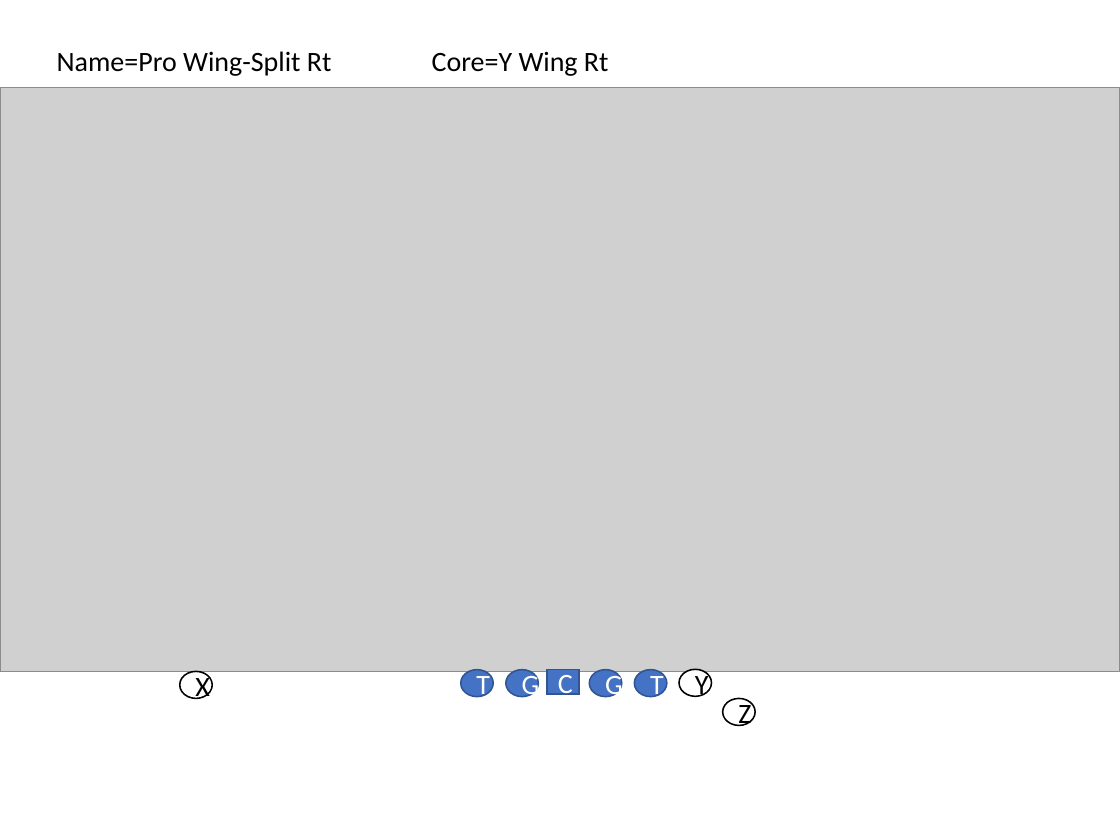
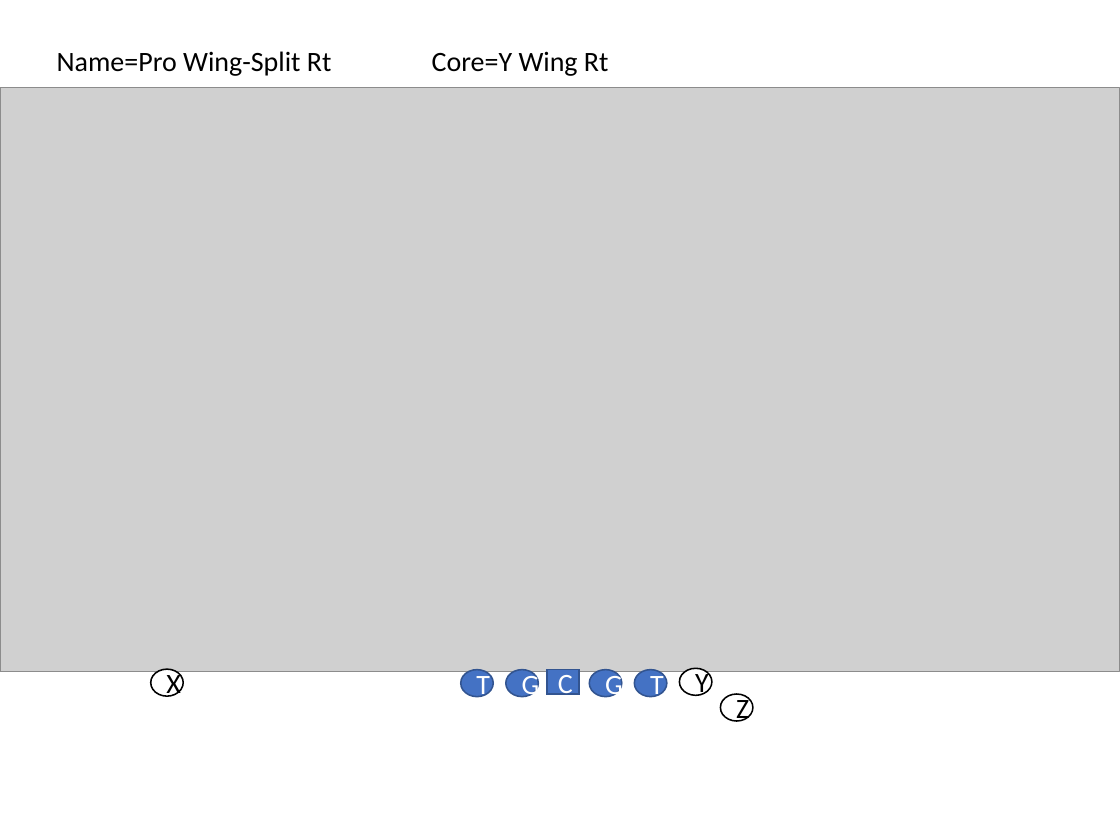
Before and after one commit to Aceplace/VBAScoutCard, a slide deck: slide 9 of formation_templates.pptx (slide 3 before the commit). Drawn at 1120x840 pixels with LibreOffice and Linux fonts; fonts in the diff are those of the drawing; grey boxes stand for pictures. Boxes give left, top, right and bottom in pixels: in the first picture for what was removed or moved away, otherwise in the second. Text is boxed around its words. In the diff, an @@ line names an element or a change of style, - is before the commit and + after.

```diff
--- a/formation_templates.pptx
+++ b/formation_templates.pptx
@@ ellipse "X": place and size @@
-ellipse "X" at bbox=[179, 671, 212, 698]
+ellipse "X" at bbox=[151, 669, 184, 696]
@@ ellipse "Z": place and size @@
-ellipse "Z" at bbox=[722, 699, 755, 726]
+ellipse "Z" at bbox=[720, 694, 753, 721]
```
Also in this commit, not shown: 2 other slides changed, 18 slides added, 11 other files.
